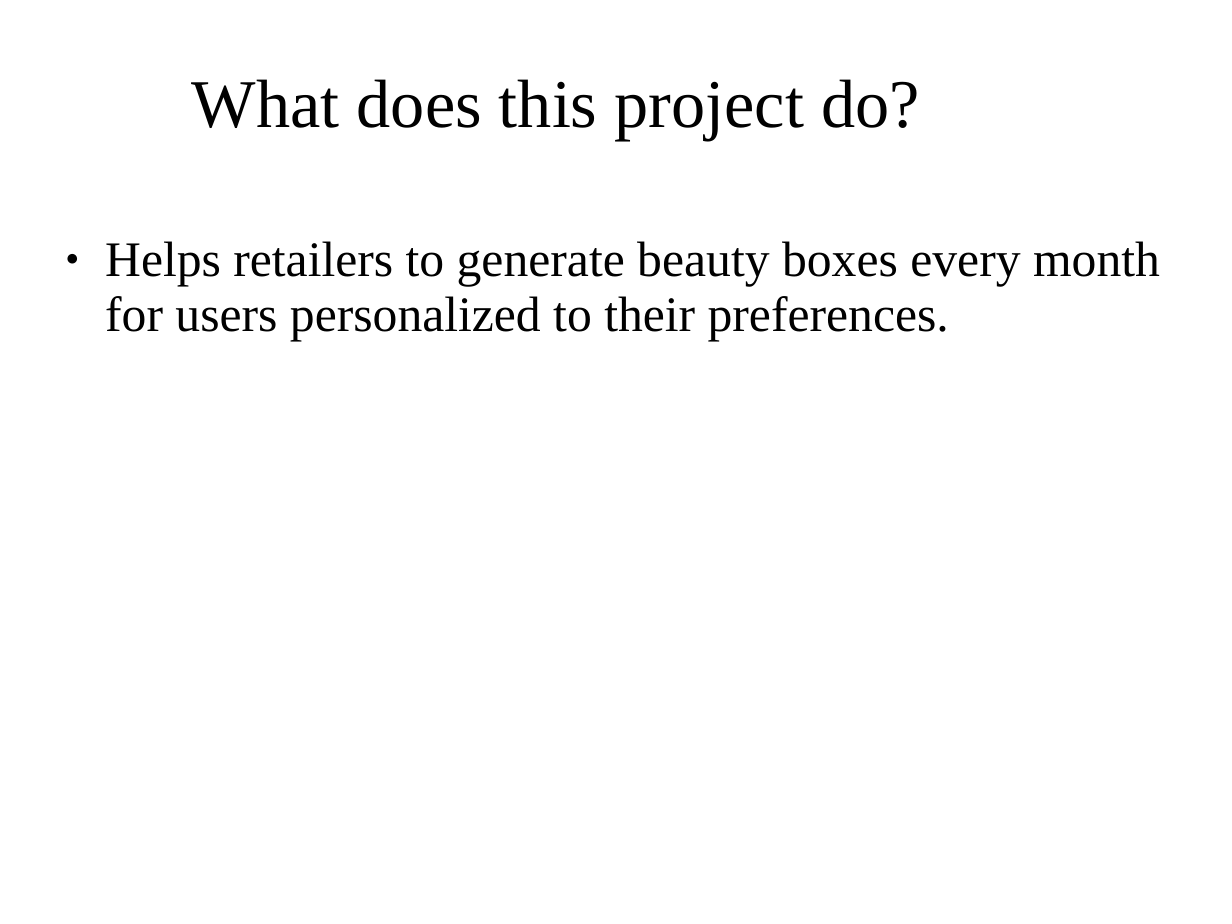
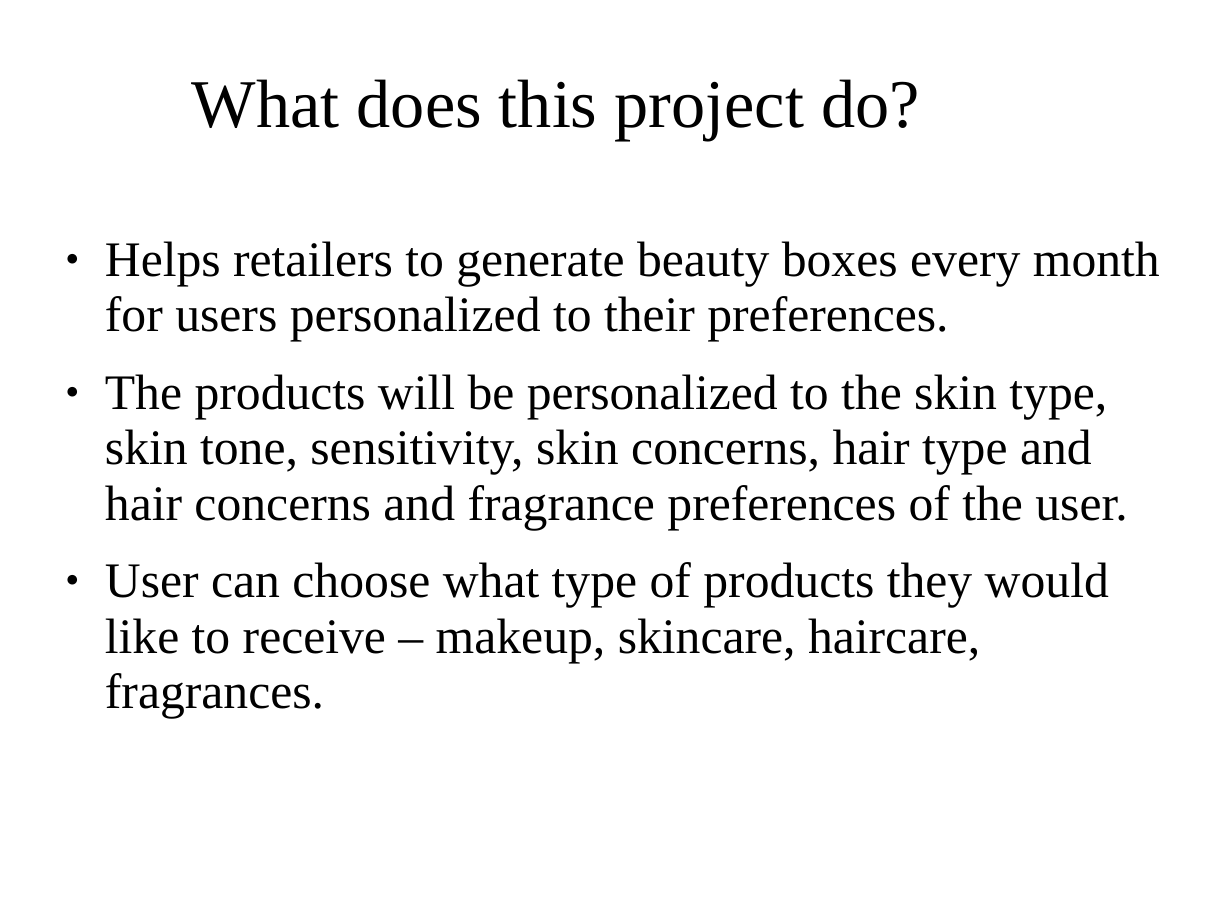
Before and after one commit to archugs/Beauty-Box-India, a slide deck: slide 8 of docs/about.ppt. Drawn at 1232x924 pixels with LibreOffice and Linux fonts; fonts in the diff are those of the drawing; background and template pictures are left out. Boxes give left, top, right and bottom in pixels: in the first picture for what was removed or moved away, otherwise in the second. Text is boxed around its words. In the diff, an @@ line names an element or a change of style, - is before the commit and + after.

```diff
--- a/docs/about.ppt
+++ b/docs/about.ppt
@@ text at [105, 374, 1127, 718]: paragraphs added @@
+● The products will be personalized to the skin type, skin tone, sensitivity, skin concerns, hair type and hair concerns and fragrance preferences of the user.
+● User can choose what type of products they would like to receive – makeup, skincare, haircare, fragrances.
```
Also in this commit, not shown: 1 other slide changed, 2 other files.
